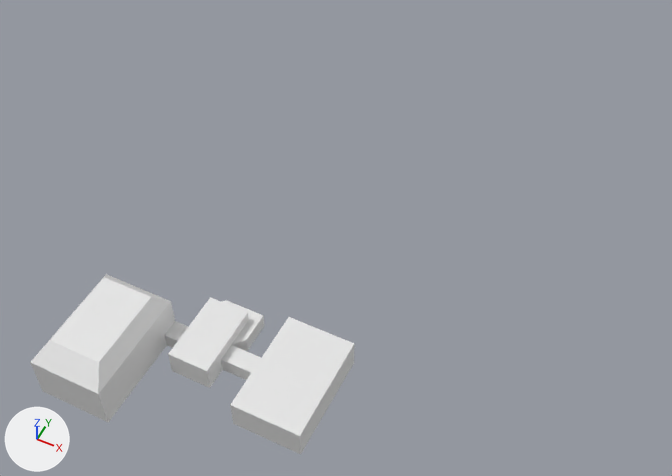
The Blender file Gorillaz horror/Assets/map/map for gtGag.blend as it was, and as the next commit left it.
Camera for both pictures: a camera (50 mm lens) standing at (16.1, -18.7, 34.3) and looking at (2.5, 8.6, 0.1). The axes (+X, +Y, +Z) are drawn at lower left. The lights are the same throughout.
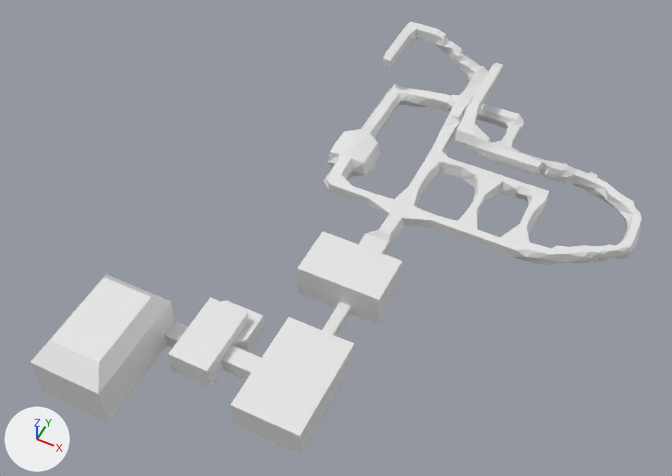
Where the change shows, as pixel boxes [x1, y1, x2, y2] in the pictures (672 x 476 px):
'Cube', reshaped (14% wider, 24% taller): before [30, 274, 355, 454]; after [30, 231, 402, 454]
'Cube.001', added: after [323, 22, 642, 265]
part 1 of me_cube, built on: after [297, 231, 402, 336]

What the commit changed:
me_cube is used by ob_cube; location (0.0, 0.0, 0.0).
me_cube had 78 vertices, 76 faces and spanned x -5.52..6.14, y -4.42..3.09, z -1.0..1.98.
me_cube now has 114 vertices, 102 faces and spans x -5.52..6.2, y -4.42..8.12, z -1.0..1.98.
Part 1, on me_cube:
1 face is deleted.
22 vertices are added at x 1.97..6.2, y 3.08..8.12, z -0.97..0.89.
9 new vertices lie (0.57, 0.0, 0.0) away from vertices in x 4.21, y 3.08..8.12, z -0.96..0.88.
5 new vertices lie (1.42, 0.0, 0.0) away from vertices in x 4.78, y 5.51..8.12, z -0.96..0.88.
27 new faces join them.
Mesh me_cube_002 is new.
It has 767 vertices, 883 faces and spans x -6.0..12.8, y -0.7..18.0, z -1.3..2.3.
Object 'Cube.001' (ob_cube_001) is new; it shows me_cube_002.
Its location is (4.33, 8.68, -0.28).
Its scale is (0.89, 0.89, 0.89).
